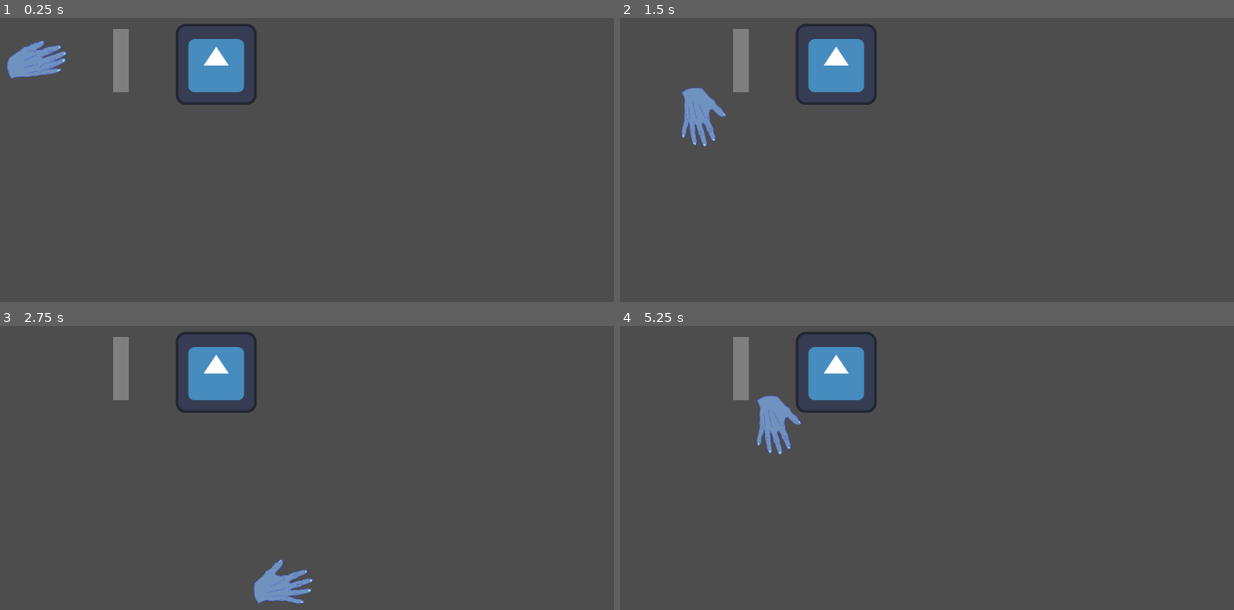
Above: before the commit, frames 1-4 (two rows, left to right).
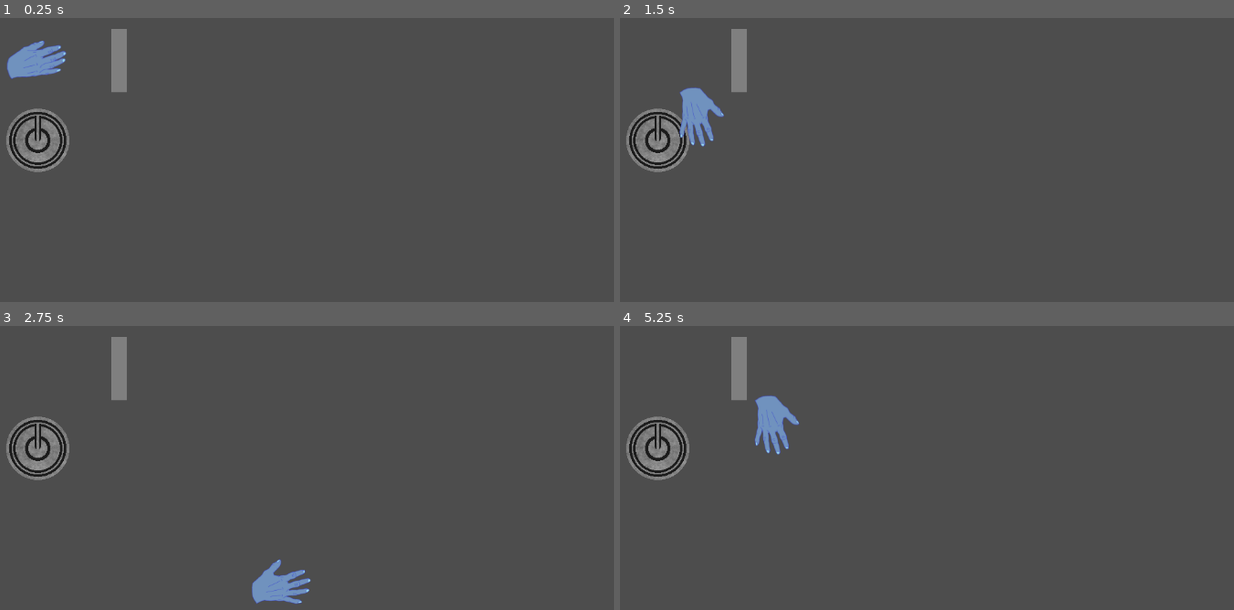
Above: after the commit, the same moments.

Repository: AustinSB/moving_hand_game
Game: Godot game, scene res://main.tscn
Same seed, same stepped clock (60 frames per second), same inputs: the game is played once before the commit and once after it. The engine's default icon, where the game draws it, is replaced by a stand-in: a white triangle on a blue panel in a dark square.
Inputs:
- Up to frame 1 (0.25 s): no input
- Up to frame 2 (1.5 s): tap Enter at 0.5 s; hold D 0.53-1.28 s; hold Space 0.53-1.28 s; hold S from 1.28 s (still down); tap Space at 1.35 s
- Up to frame 3 (2.75 s): tap Space at 1.52, 1.82 s; release S at 2.03 s; hold D from 2.03 s (still down); hold Space from 2.03 s (still down)
- Up to frame 4 (5.25 s): release D at 2.78 s; release Space at 2.78 s; hold W 2.78-3.53 s; tap Space at 2.85, 3.02, 3.32, 4.35, 4.52, 4.82 s; hold Space 3.53-4.28 s; hold A 3.53-5.03 s; tap Enter at 5 s; hold S from 5.03 s (still down); hold Space from 5.03 s (still down)

The runs differ from the first frame. In frame 1, 4.0% of the frame differs, in the area x 1-42%, y 2-55%; in frame 2, 4.3%; in frame 3, 4.2%; in frame 4, 4.4%.

Commit message:
Partially finish button upgrade
Replace Godot icon with custom design
Rename files

Diff:
--- a/box.gd
+++ /dev/null
@@ -1,4 +0,0 @@
-extends Area2D
-
-func _on_area_entered(_area: Area2D) -> void:
-	print("area entered")
--- a/box.tscn
+++ /dev/null
@@ -1,19 +0,0 @@
-[gd_scene load_steps=4 format=3 uid="uid://ci5l6buyjftcg"]
-
-[ext_resource type="Texture2D" uid="uid://bt7o8lqmx84l4" path="res://icon.svg" id="1_wtxi1"]
-[ext_resource type="Script" uid="uid://bl5h4f1upia7y" path="res://box.gd" id="1_yxop3"]
-
-[sub_resource type="RectangleShape2D" id="RectangleShape2D_yxop3"]
-size = Vector2(110, 110)
-
-[node name="Box" type="Area2D"]
-z_index = -1
-script = ExtResource("1_yxop3")
-
-[node name="CollisionShape2D" type="CollisionShape2D" parent="."]
-shape = SubResource("RectangleShape2D_yxop3")
-
-[node name="Sprite2D" type="Sprite2D" parent="."]
-texture = ExtResource("1_wtxi1")
-
-[connection signal="area_entered" from="." to="." method="_on_area_entered"]
--- /dev/null
+++ b/circle_button.gd
@@ -0,0 +1,17 @@
+extends Area2D
+
+var sprite: AnimatedSprite2D
+var is_entered = false
+
+func _ready():
+	sprite = $AnimatedSprite
+
+func _process(_delta: float) -> void:
+	if is_entered and Input.is_key_pressed(KEY_SPACE):
+		print("activate")
+
+func _on_area_entered(_area: Area2D) -> void:
+	is_entered = true
+
+func _on_area_exited(_area: Area2D) -> void:
+	is_entered = false
--- /dev/null
+++ b/circle_button.tscn
@@ -0,0 +1,41 @@
+[gd_scene load_steps=6 format=3 uid="uid://ci5l6buyjftcg"]
+
+[ext_resource type="Script" uid="uid://bl5h4f1upia7y" path="res://circle_button.gd" id="1_w5jgi"]
+[ext_resource type="Texture2D" uid="uid://gubcvbj53fec" path="res://power_button_off.png" id="2_5j1o6"]
+[ext_resource type="Texture2D" uid="uid://dgunruperpn33" path="res://power_button_on.png" id="3_7aesk"]
+
+[sub_resource type="CircleShape2D" id="CircleShape2D_oq5cr"]
+radius = 45.0
+
+[sub_resource type="SpriteFrames" id="SpriteFrames_3n43a"]
+animations = [{
+"frames": [{
+"duration": 1.0,
+"texture": ExtResource("2_5j1o6")
+}],
+"loop": true,
+"name": &"off",
+"speed": 5.0
+}, {
+"frames": [{
+"duration": 1.0,
+"texture": ExtResource("3_7aesk")
+}],
+"loop": true,
+"name": &"on",
+"speed": 5.0
+}]
+
+[node name="CircleButton" type="Area2D"]
+z_index = -1
+script = ExtResource("1_w5jgi")
+
+[node name="Collision" type="CollisionShape2D" parent="."]
+shape = SubResource("CircleShape2D_oq5cr")
+
+[node name="AnimatedSprite" type="AnimatedSprite2D" parent="."]
+sprite_frames = SubResource("SpriteFrames_3n43a")
+animation = &"off"
+
+[connection signal="area_entered" from="." to="." method="_on_area_entered"]
+[connection signal="area_exited" from="." to="." method="_on_area_exited"]
--- a/main.tscn
+++ b/main.tscn
@@ -1,9 +1,9 @@
 [gd_scene load_steps=5 format=3 uid="uid://i0dvfun7gy7v"]
 
 [ext_resource type="Script" uid="uid://8266vvxdgh65" path="res://main.gd" id="1_ig7tw"]
-[ext_resource type="PackedScene" uid="uid://ci5l6buyjftcg" path="res://box.tscn" id="3_1bvp3"]
 [ext_resource type="PackedScene" uid="uid://o268dgapyma8" path="res://Player Hand/player.tscn" id="3_h2yge"]
 [ext_resource type="PackedScene" uid="uid://cnh5kc0v4p77v" path="res://wall.tscn" id="4_1bvp3"]
+[ext_resource type="PackedScene" uid="uid://ci5l6buyjftcg" path="res://circle_button.tscn" id="4_lquwl"]
 
 [node name="Main" type="Node"]
 script = ExtResource("1_ig7tw")
@@ -11,8 +11,8 @@
 [node name="Player" parent="." instance=ExtResource("3_h2yge")]
 position = Vector2(75, 75)
 
-[node name="Box" parent="." instance=ExtResource("3_1bvp3")]
-position = Vector2(359, 82)
+[node name="Wall" parent="." instance=ExtResource("4_1bvp3")]
+position = Vector2(206, 76)
 
-[node name="Wall" parent="." instance=ExtResource("4_1bvp3")]
-position = Vector2(209, 76)
+[node name="CircleButton" parent="." instance=ExtResource("4_lquwl")]
+position = Vector2(77, 202)
--- a/wall.tscn
+++ b/wall.tscn
@@ -1,6 +1,6 @@
 [gd_scene load_steps=3 format=3 uid="uid://cnh5kc0v4p77v"]
 
-[ext_resource type="Texture2D" uid="uid://bcjfg4uvq7v8r" path="res://wall-piece.png" id="1_xxgf6"]
+[ext_resource type="Texture2D" uid="uid://bcjfg4uvq7v8r" path="res://wall.png" id="1_xxgf6"]
 
 [sub_resource type="RectangleShape2D" id="RectangleShape2D_y4f30"]
 size = Vector2(24, 100)
Renamed: box.gd.uid -> circle_button.gd.uid
Binary file added: power_button_off.png
Not shown, changed: power_button_off.png.import
Binary file added: power_button_on.png
Not shown, added: power_button_on.png.import
Renamed: wall-piece.png -> wall.png
Not shown, added: wall.png.import
